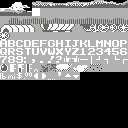
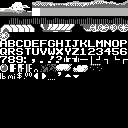
Revision of a layered w=128, h=128 image; what changed, layer by layer:
painted on "patternB.bmp" over [0, 16, 128, 80]
